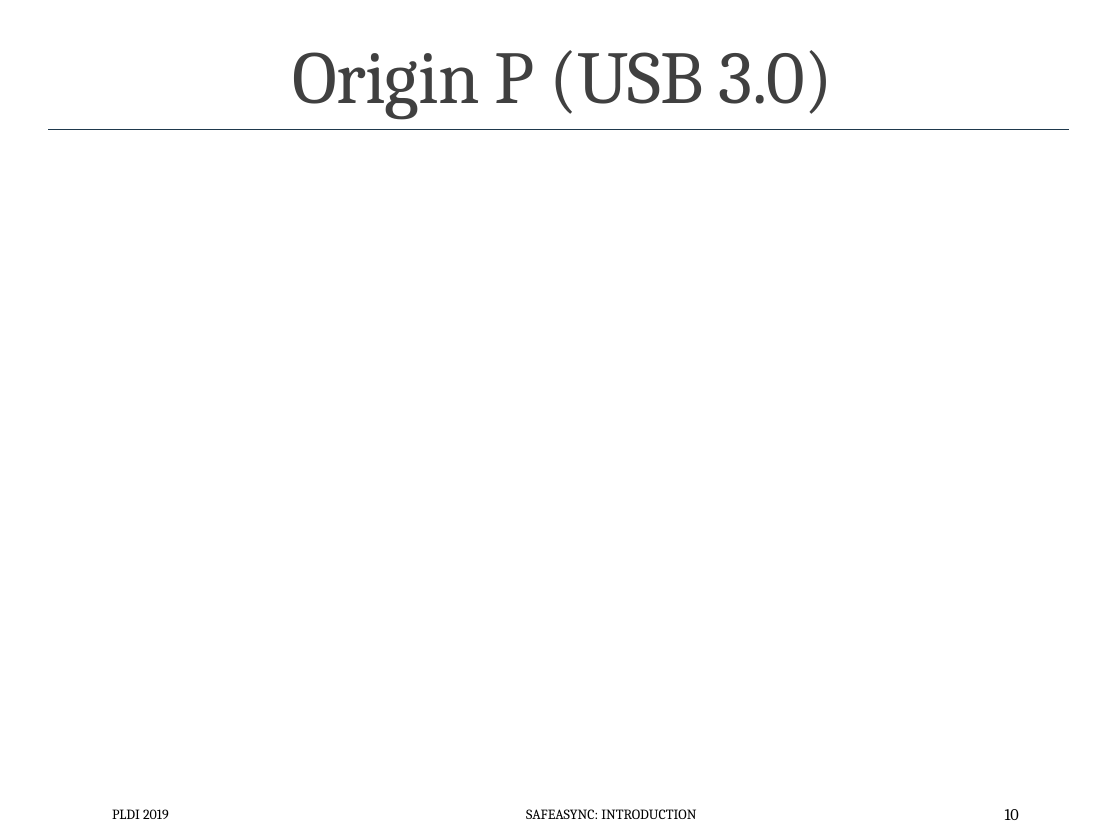
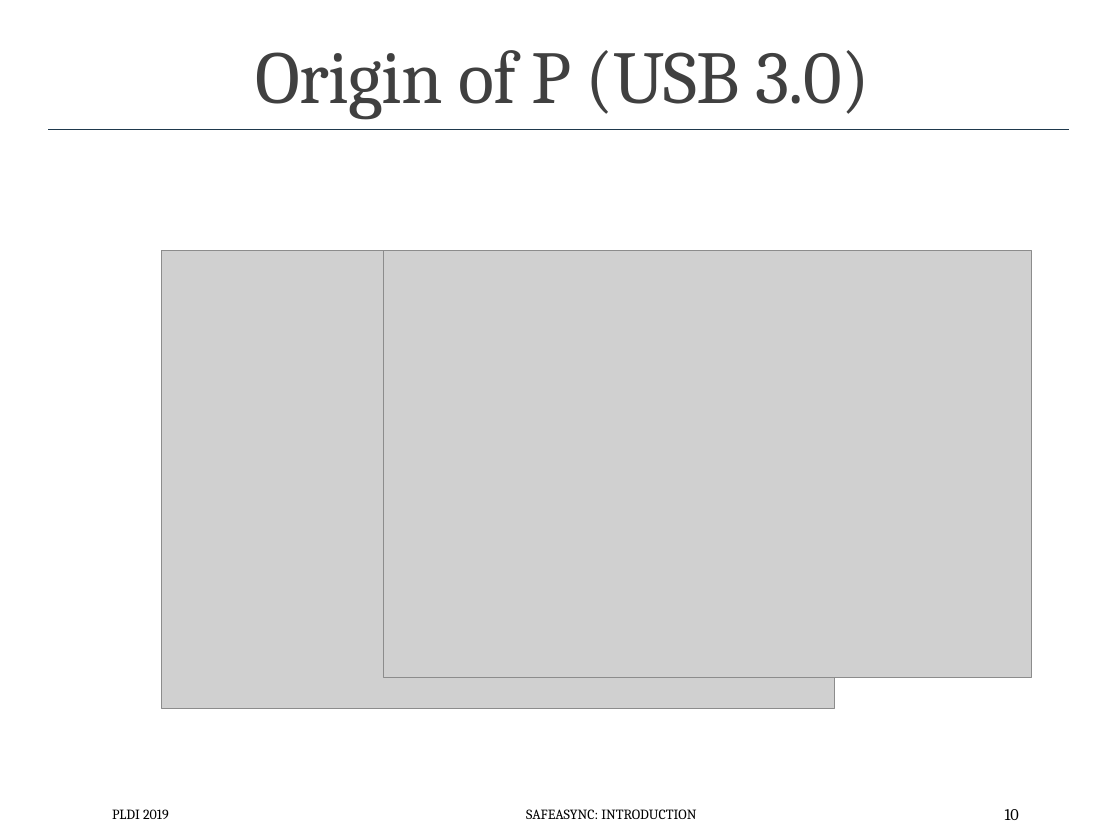
Before and after one commit to p-org/plditutorial, a slide deck: slide 10 of Presentations/1 - Introduction.pptx. Drawn at 1120x840 pixels with LibreOffice and Linux fonts; fonts in the diff are those of the drawing; grey boxes stand for pictures. Boxes give left, top, right and bottom in pixels: in the first picture for what was removed or moved away, otherwise in the second. Text is boxed around its words. In the diff, an @@ line names an element or a change of style, - is before the commit and + after.

```diff
--- a/Presentations/1 - Introduction.pptx
+++ b/Presentations/1 - Introduction.pptx
@@ title at (256, 50, 870, 119): text changed @@
-Origin P (USB 3.0)
+Origin of P (USB 3.0)
@@ picture added at (162, 251, 836, 709) @@
@@ picture added at (384, 251, 1032, 678) @@
```
Also in this commit, not shown: 4 other slides changed, 1 slide removed.
